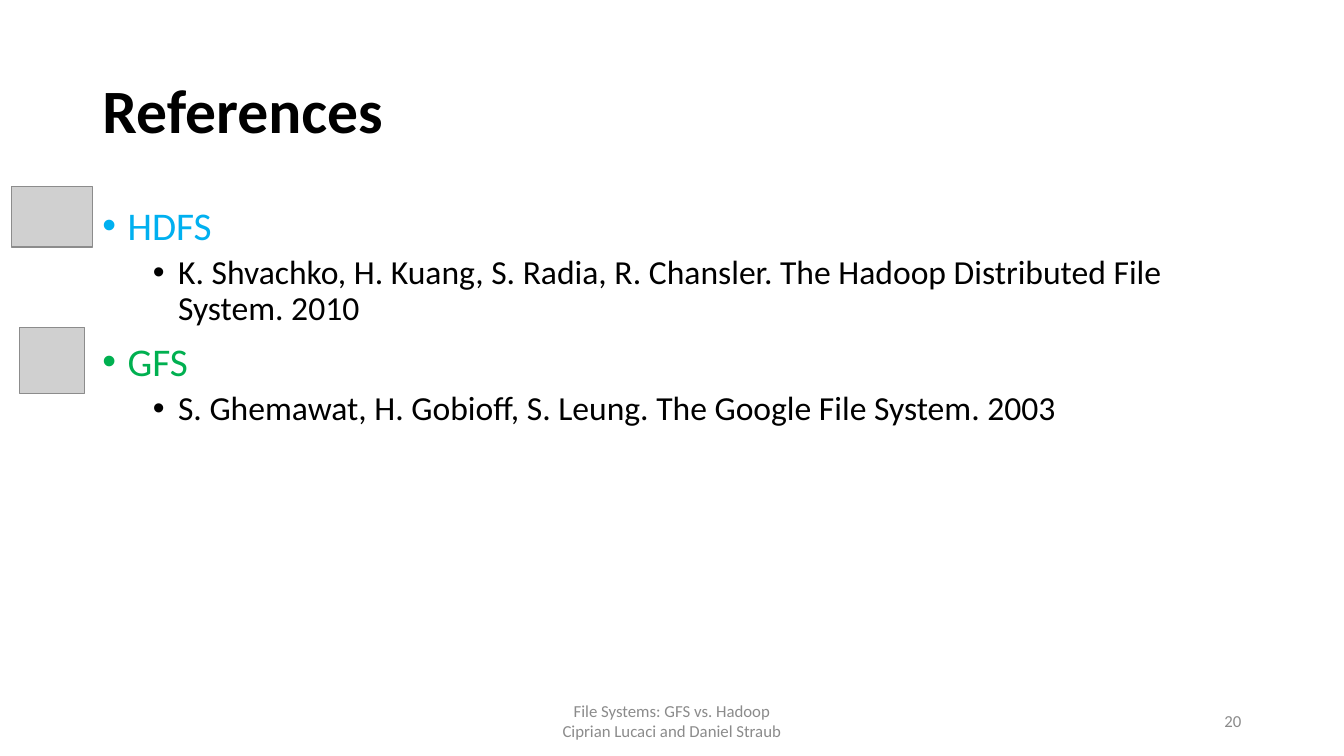
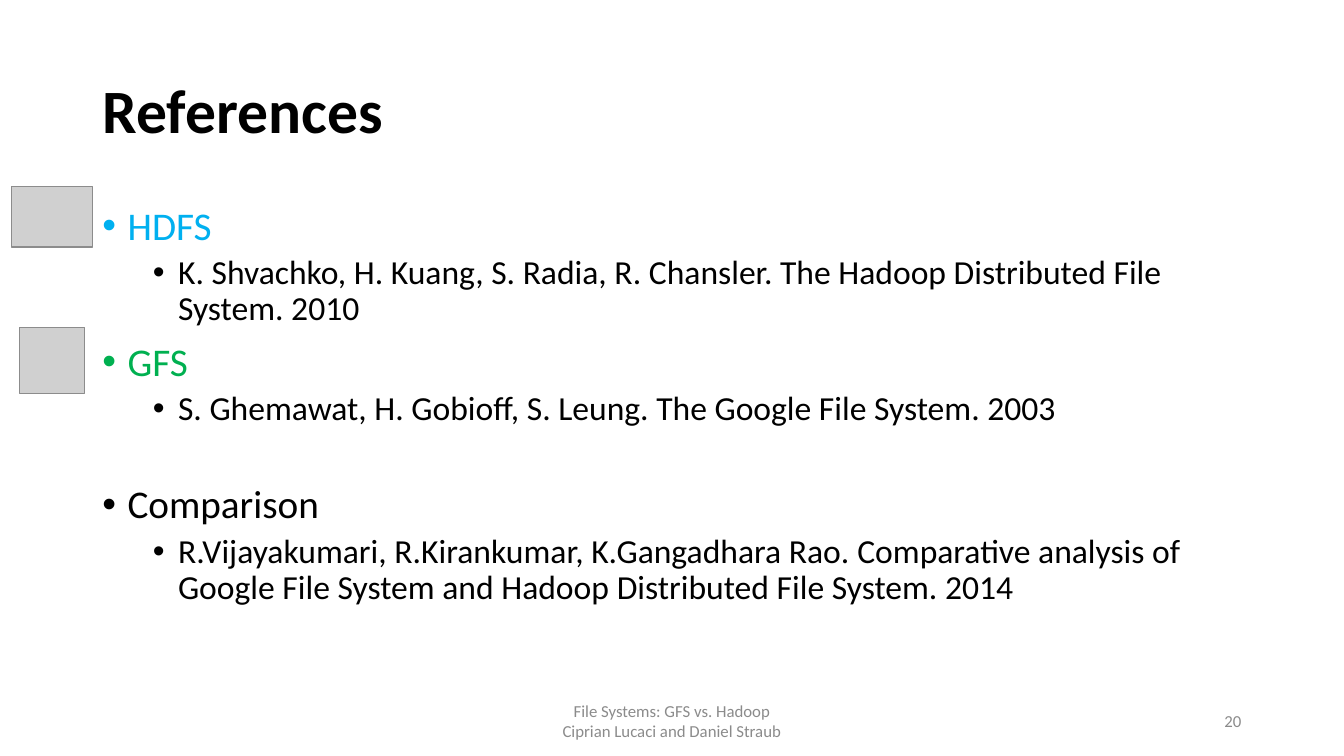
Before and after one commit to cipri7329/ss15-seminar, a slide deck: slide 20 of Presentation/DistributedFileSystems_Daniel.pptx. Drawn at 1344x756 pixels with LibreOffice and Linux fonts; fonts in the diff are those of the drawing; grey boxes stand for pictures; background and template pictures are left out. Boxes give left, top, right and bottom in pixels: in the first picture for what was removed or moved away, otherwise in the second. Text is boxed around its words. In the diff, an @@ line names an element or a change of style, - is before the commit and + after.

```diff
--- a/Presentation/DistributedFileSystems_Daniel.pptx
+++ b/Presentation/DistributedFileSystems_Daniel.pptx
@@ text at [128, 491, 1180, 605]: paragraphs added @@
+• Comparison
+  • R.Vijayakumari, R.Kirankumar, K.Gangadhara Rao. Comparative analysis of Google File System and Hadoop Distributed File System. 2014
```
Also in this commit, not shown: 1 other slide changed, 14 other files.
